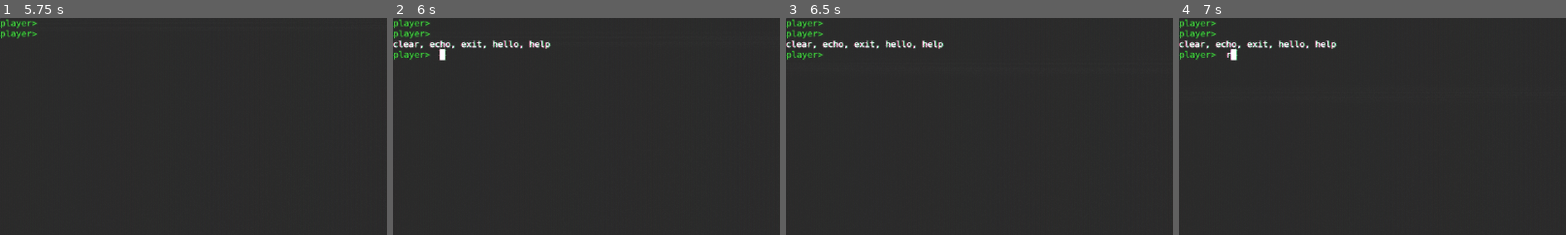
Above: before the commit, frames 1-4 (left to right).
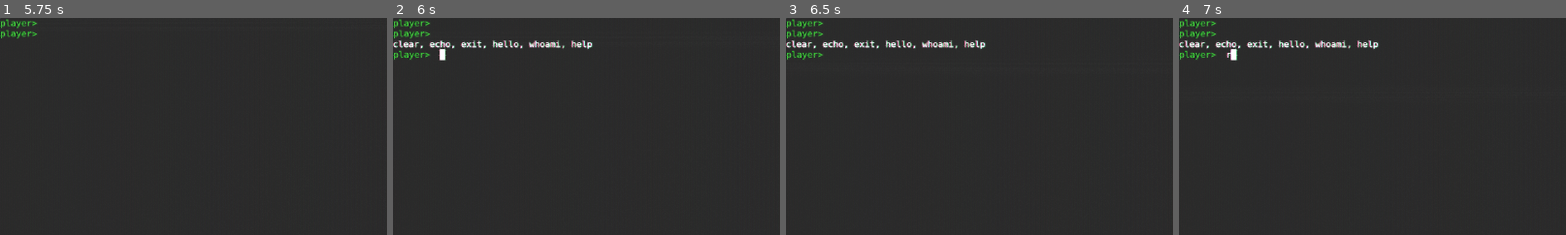
Above: after the commit, the same moments.

Repository: defonisek/linux_term_game
Game: Godot game, scene res://scenes/main_screen.tscn
The game is run twice, just before and just after one commit, with the same random seed, the same clock (stepped at 60 frames per second) and the same inputs.
Inputs (mouse positions are % of the whole screen's width and height, from its top left):
- Up to frame 1 (5.75 s): click "Уровень 1" at 0.5 s; click (96, 7) at 1.25 s; tap R at 2, 2.1 s; move the mouse to (72, 45) at 2.02 s; hold Right 2.03-2.78 s; click (72, 45) at 2.17 s; tap Space at 2.75, 4.25 s; move the mouse to (30, 55) at 2.77 s; hold Left 2.78-3.53 s; tap Enter at 2.85, 3.5, 5 s; move the mouse to (60, 28) at 3.52 s; hold Right 3.53-5.03 s; tap Keypad Enter at 3.6 s; move the mouse to (45, 70) at 4.27 s; tap Backspace at 4.35 s; click (45, 70) at 4.42 s; move the mouse to (80, 65) at 5.02 s; hold Left from 5.03 s (still down); tap Delete at 5.1 s
- Up to frame 2 (6 s): keep holding Left; tap Space at 5.75 s; move the mouse to (20, 35) at 5.77 s; tap Tab at 5.85 s
- Up to frame 3 (6.5 s): keep holding Left
- Up to frame 4 (7 s): keep holding Left; move the mouse to (55, 50) at 6.52 s; tap R at 6.6 s; click (55, 50) at 6.67 s
The pictures show only the part of the screen within x 0-50%, y 0-50%; the shares and areas given below are measured in that part.

Frame 1 is identical in both runs. In frame 2, 0.4% of the frame differs, in the area x 35-52%, y 10-15%; in frame 3, 0.4%; in frame 4, 0.4%.

Commit message:
feat: whoami command

Diff:
--- a/src/terminal/commands.gd
+++ b/src/terminal/commands.gd
@@ -107,6 +107,12 @@
 	_register_command(cmd_obj)
 
 	cmd_obj = TerminalCommand.new()
+	cmd_obj.name = "whoami"
+	cmd_obj.description = "Print the current user name."
+	cmd_obj.callable = _cmd_whoami
+	_register_command(cmd_obj)
+
+	cmd_obj = TerminalCommand.new()
 	cmd_obj.name = "help"
 	cmd_obj.description = "List the available commands."
 	cmd_obj.callable = _cmd_help
@@ -232,3 +238,11 @@
 		output = output.to_upper()
 	_terminal.print_on_terminal(output)
 	command_finished.emit()
+
+func _cmd_whoami() -> void:
+	# Возможно добавится способ ввести свой username
+	var user = ""
+	if user == "":
+		user = "player"
+	_terminal.print_on_terminal(user)
+	command_finished.emit()
